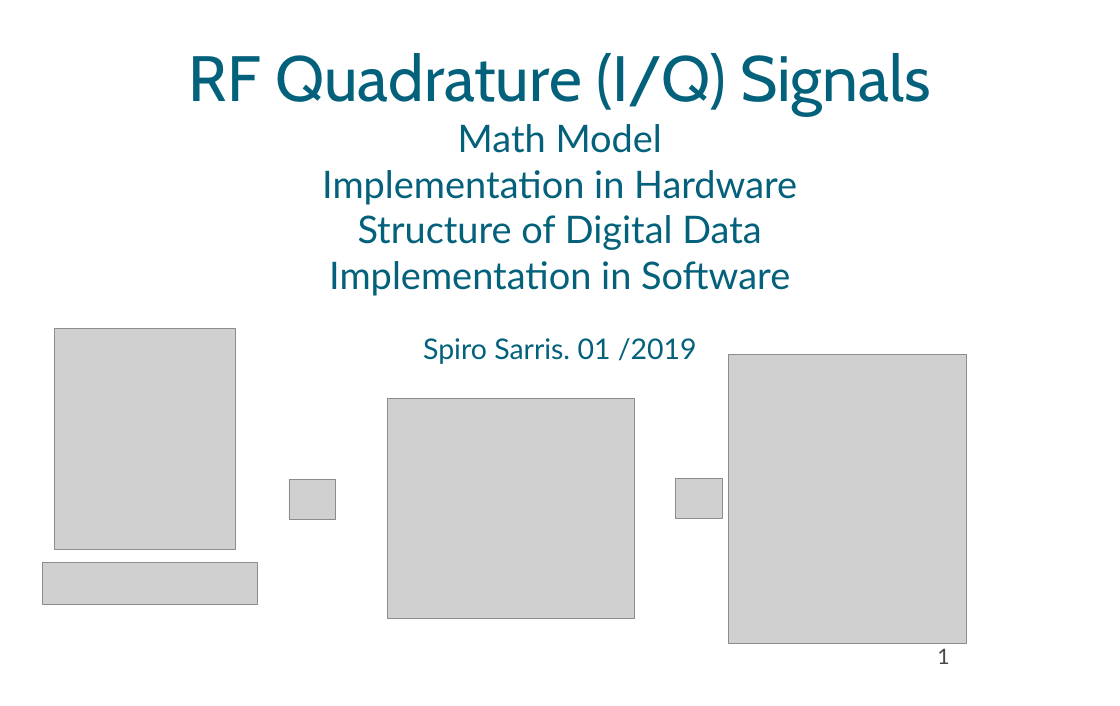
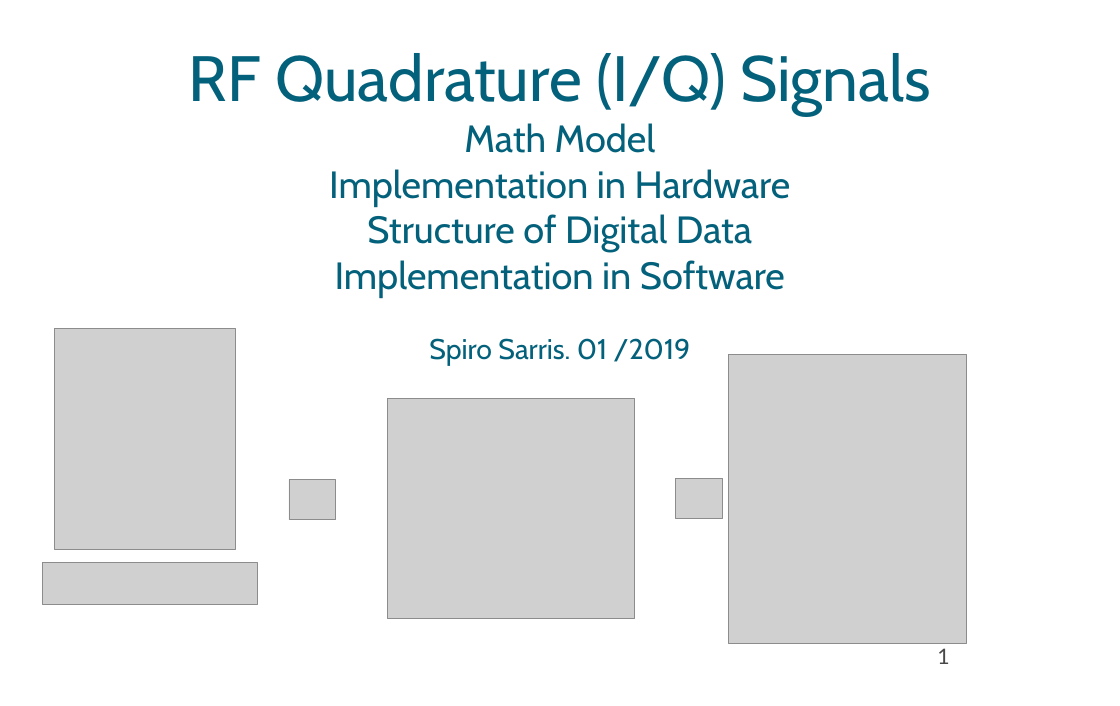
Before and after one commit to spiro-sarris/pres, a slide deck: slide 1 of rf_iq.odp. Drawn at 1120x706 pixels with LibreOffice and Linux fonts; fonts in the diff are those of the drawing; grey boxes stand for pictures; background and template pictures are left out. Boxes give left, top, right and bottom in pixels: in the first picture for what was removed or moved away, otherwise in the second. Text is boxed around its words. In the diff, an @@ line names an element or a change of style, - is before the commit and + after.

```diff
--- a/rf_iq.odp
+++ b/rf_iq.odp
@@ subtitle at bbox=[329, 123, 791, 366]: font Lato to Cabin in "Math Model", "Implementation in Hardware", "Structure of Digital Data", "Implementation in Software" and 1 more places @@
```
Also in this commit, not shown: 17 other slides changed.
